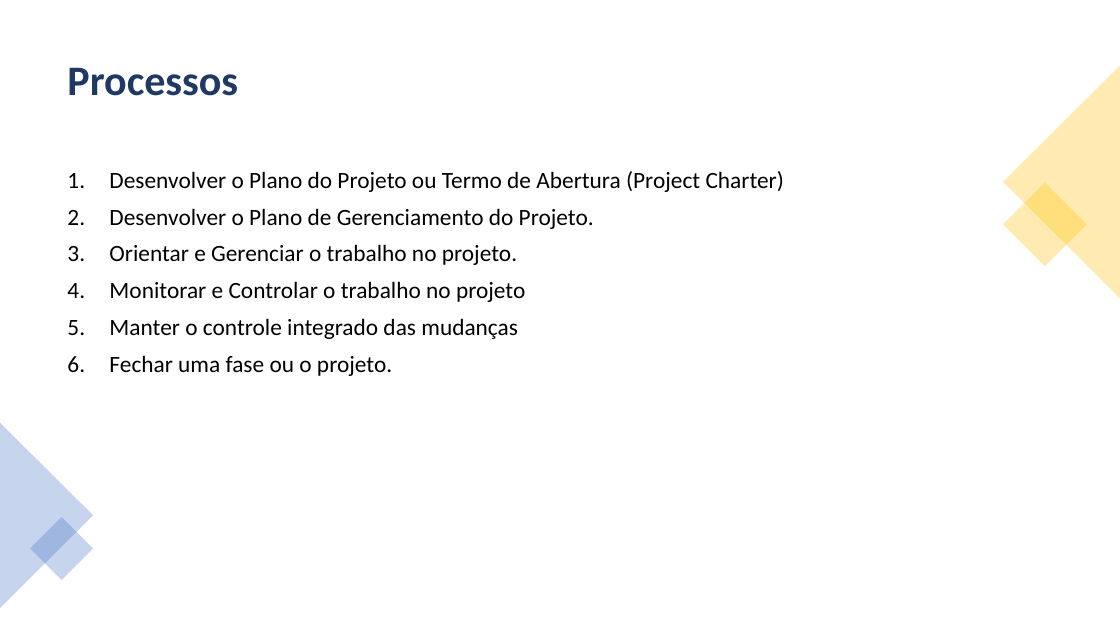
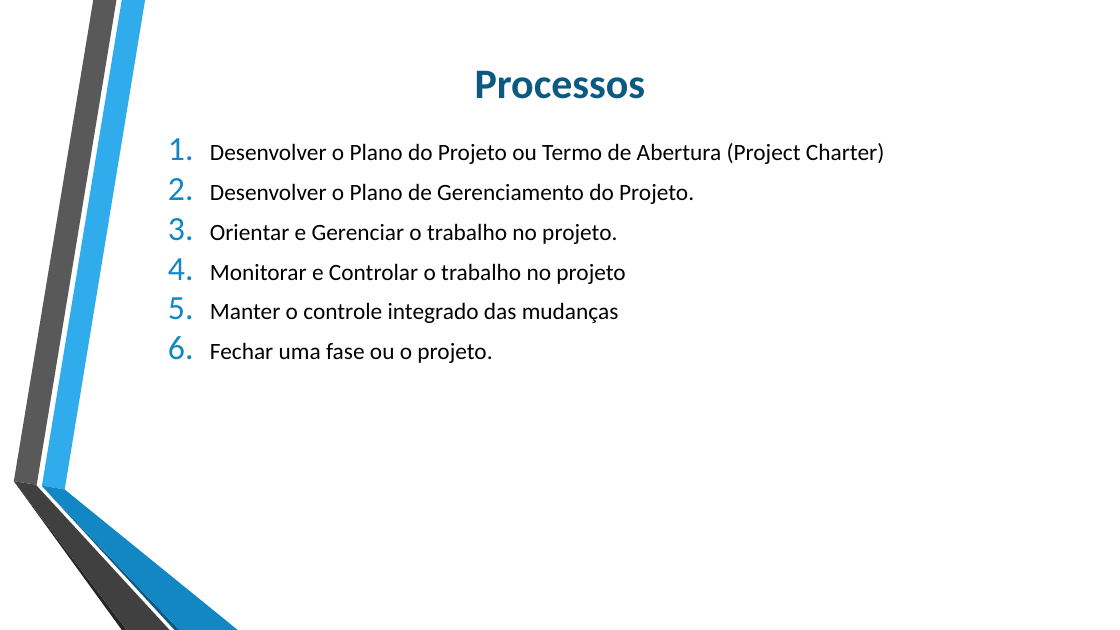
Before and after one commit to jharbes/ADMINISTRACAO-DE-REDES, a slide deck: slide 2 of RELATORIO PROVA P2/relatorio-pmbok-capitulo4-jharbes.pptx. Drawn at 1120x630 pixels with LibreOffice and Linux fonts; fonts in the diff are those of the drawing. Boxes give left, top, right and bottom in pixels: in the first picture for what was removed or moved away, otherwise in the second. Text is boxed around its words. In the diff, an @@ line names an element or a change of style, - is before the commit and + after.

```diff
--- a/RELATORIO PROVA P2/relatorio-pmbok-capitulo4-jharbes.pptx
+++ b/RELATORIO PROVA P2/relatorio-pmbok-capitulo4-jharbes.pptx
@@ title "Processos" at (475, 70, 646, 99): text colour #203864 to #0C5A82; alignment left to centre; line spacing 0.9 to 1 @@
@@ triangle removed at (1003, 66, 1120, 298) @@
@@ text "Desenvolver o Plano do Projeto ...": place and size @@
-text "Desenvolver o Plano do Projeto ..." at (109, 171, 784, 376)
+text "Desenvolver o Plano do Projeto ..." at (210, 143, 884, 363)
@@ text "Desenvolver o Plano do Projeto ..." at (210, 143, 884, 363): line spacing 0.9 to 1 @@
@@ rectangle removed at (1003, 183, 1088, 267) @@
@@ triangle removed at (0, 423, 93, 608) @@
@@ group added at (13, 0, 238, 630): 6 freeform shapes @@
@@ rectangle removed at (30, 517, 93, 580) @@
```
Also in this commit, not shown: 35 other slides changed, 12 slides added, 1 other file.
